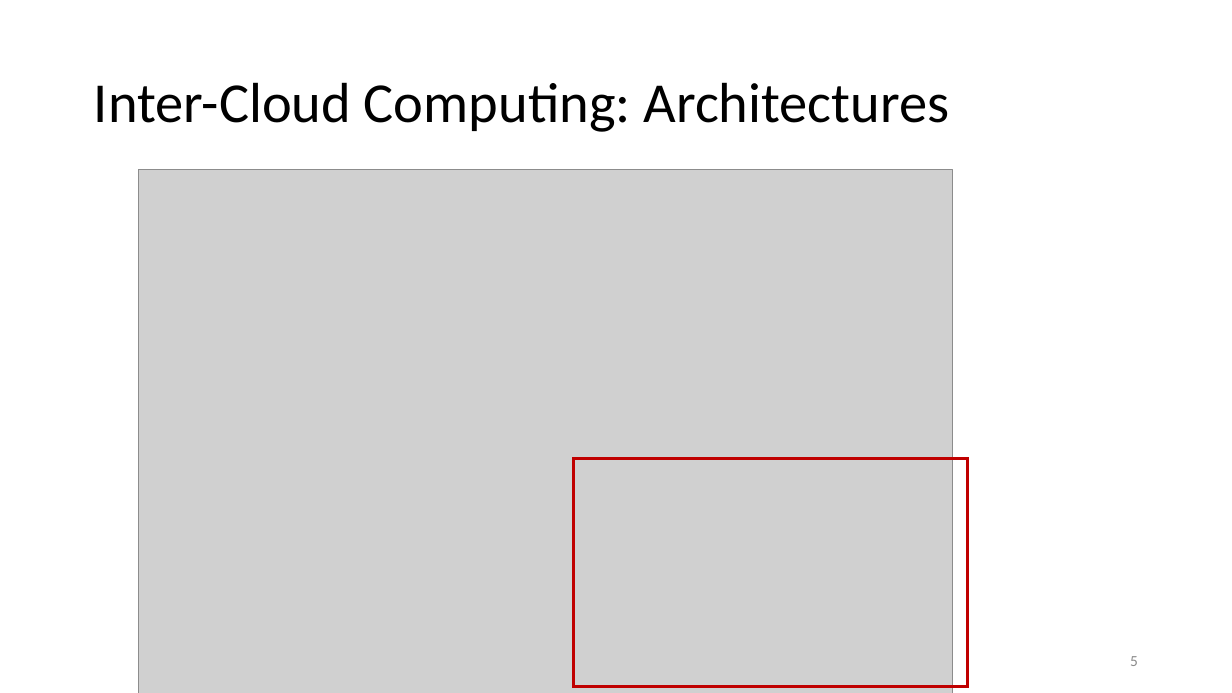
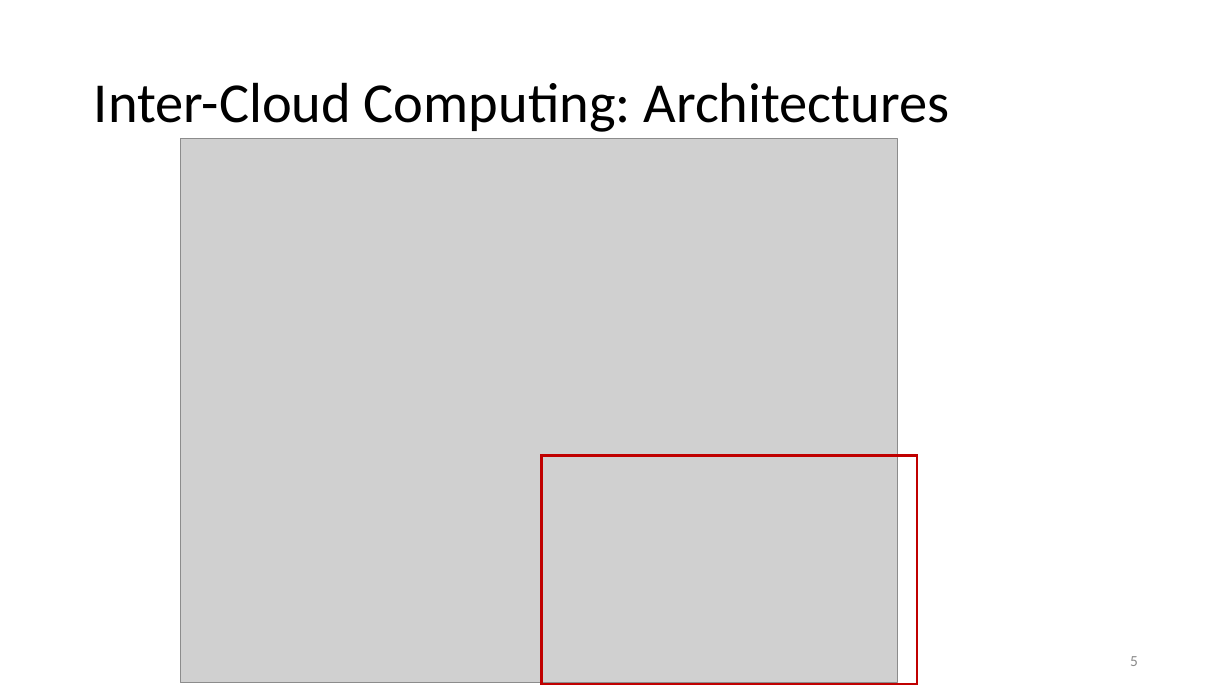
Before and after one commit to nikolayg/nikgrozev-website, a slide deck: slide 5 of ppt/Brokering Techniques for Managing Three-Tier Applications in Distributed Cloud Computing Environments.pptx. Drawn at 1232x693 pixels with LibreOffice and Linux fonts; fonts in the diff are those of the drawing; grey boxes stand for pictures. Boxes give left, top, right and bottom in pixels: in the first picture for what was removed or moved away, otherwise in the second. Text is boxed around its words. In the diff, an @@ line names an element or a change of style, - is before the commit and + after.

```diff
--- a/ppt/Brokering Techniques for Managing Three-Tier Applications in Distributed Cloud Computing Environments.pptx
+++ b/ppt/Brokering Techniques for Managing Three-Tier Applications in Distributed Cloud Computing Environments.pptx
@@ picture: place and size @@
-picture at [139,169,953,693]
+picture at [180,139,897,683]
@@ rectangle: place and size @@
-rectangle at [574,458,968,687]
+rectangle at [542,456,917,684]
```
Also in this commit, not shown: 2 other slides changed.
